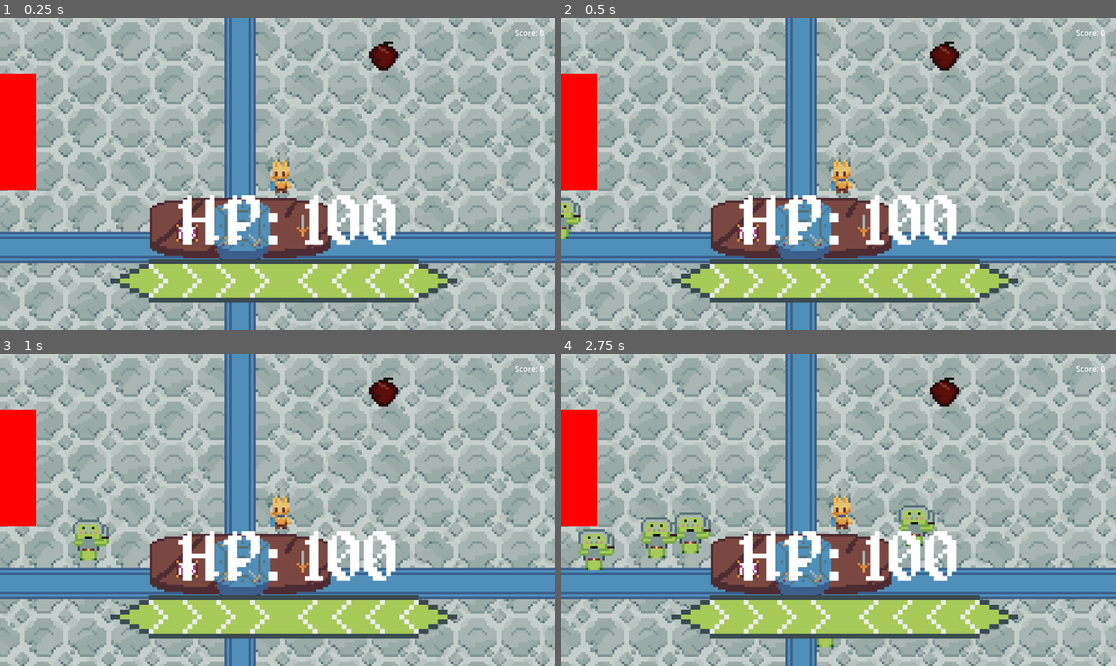
Above: before the commit, frames 1-4 (two rows, left to right).
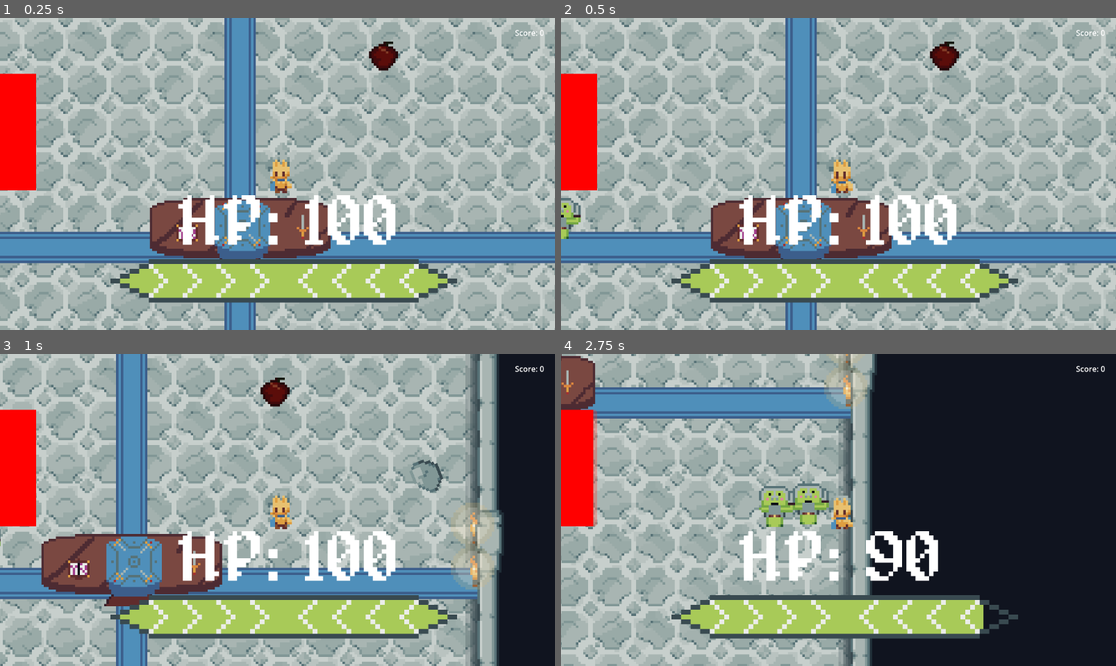
Above: after the commit, the same moments.

Repository: GastonVerussa2/Jamtastic
Game: Godot game, scene res://escenas/escena_principal/escena_principal.tscn
Same seed, same stepped clock (60 frames per second), same inputs: the game is played once before the commit and once after it.
Inputs (mouse positions are in pixels of both pictures, inside the frame that each line leads up to):
- Up to frame 1 (0.25 s): no input
- Up to frame 2 (0.5 s): no input
- Up to frame 3 (1 s): move the mouse to (399, 494) at 0.52 s; press the mouse at (399, 494) at 0.53 s; hold D (right) from 0.53 s (still down)
- Up to frame 4 (2.75 s): move the mouse to (727, 525) at 1.27 s; release D (right) at 1.28 s; release the mouse at (727, 525) at 1.28 s; hold S (down) 1.28-2.03 s; tap B (barra) at 1.35 s; move the mouse to (894, 441) at 2.02 s; hold D (right) from 2.03 s (still down); hold Space (dash) from 2.03 s (still down)

Frame 1 is identical in both runs. In frame 2, 0.1% of the frame differs, in the area x 48-53%, y 48-57%; in frame 3, 57%; in frame 4, 73%, in the area x 0-100%, y 0-100%.
Error before the commit: Parse Error: Expected an expression after "=". (res://escenas/protagonista/protagonista.gd:42)

Commit message:
Implement upgrade menu functionality: add buttons for upgrades, configure icons, and apply upgrades on selection

Diff:
--- a/control.gd
+++ b/escenas/UpgradeMenu/control.gd
@@ -12,13 +12,18 @@
 	upgrades = options
 	main = main_ref
 
-	btn1.text = options[0]["text"]
-	btn2.text = options[1]["text"]
-	btn3.text = options[2]["text"]
+	_configurar_boton(btn1, options[0])
+	_configurar_boton(btn2, options[1])
+	_configurar_boton(btn3, options[2])
 
 	btn1.pressed.connect(func(): _on_selected(0))
 	btn2.pressed.connect(func(): _on_selected(1))
 	btn3.pressed.connect(func(): _on_selected(2))
+
+
+func _configurar_boton(btn: Button, data):
+	btn.text = data["text"]
+	btn.icon = data.get("icon", null)
 
 
 func _on_selected(index):
--- a/escenas/UpgradeMenu/control.tscn
+++ b/escenas/UpgradeMenu/control.tscn
@@ -1,6 +1,6 @@
 [gd_scene format=3 uid="uid://dt2fru3et062g"]
 
-[ext_resource type="Script" uid="uid://dpdblmfrt4uef" path="res://control.gd" id="1_vo03h"]
+[ext_resource type="Script" uid="uid://dpdblmfrt4uef" path="res://escenas/UpgradeMenu/control.gd" id="1_vo03h"]
 
 [node name="UpgradeMenu" type="Control" unique_id=883324197]
 process_mode = 3
--- a/escenas/escena_principal/escena_principal.gd
+++ b/escenas/escena_principal/escena_principal.gd
@@ -4,6 +4,10 @@
 @export var kills_label: Label
 
 const UpgradeMenu = preload("res://escenas/UpgradeMenu/control.tscn")
+
+const ICON_SPEED = preload("res://sprites/SPEED_UP.png")
+const ICON_DAMAGE = preload("res://sprites/dano_up.png")
+const ICON_HEALTH = preload("res://sprites/Corazon_hp_up.png")
 
 var _nivel_actual: int = 1
 var _nivel_instanciado: Node
@@ -114,14 +118,17 @@
 	return [
 		{
 			"text": "+Speed",
+			"icon": ICON_SPEED,
 			"apply": func(): player.speed += 20
 		},
 		{
 			"text": "+Daño",
+			"icon": ICON_DAMAGE,
 			"apply": func(): player.damage += 1
 		},
 		{
 			"text": "+Vida",
+			"icon": ICON_HEALTH,
 			"apply": func(): PlayerHpManager.add_max_hp(10)
 		}
 	]
--- a/escenas/protagonista/protagonista.gd
+++ b/escenas/protagonista/protagonista.gd
@@ -39,7 +39,7 @@
 	dash_duration_timer.wait_time = _dash_time
 	invunerability_timer.wait_time = _tiempo_invulnerabilidad
 
-	_velocidad =
+	_velocidad = speed # 👈 clave
 
 	print(_vida)
 
Renamed: control.gd.uid -> escenas/UpgradeMenu/control.gd.uid
Binary file added: sprites/Corazon_hp_up.png
Not shown, added: sprites/Corazon_hp_up.png.import
Binary file added: sprites/SPEED_UP.png
Not shown, added: sprites/SPEED_UP.png.import
Binary file added: sprites/dano_up.png
Not shown, added: sprites/dano_up.png.import
